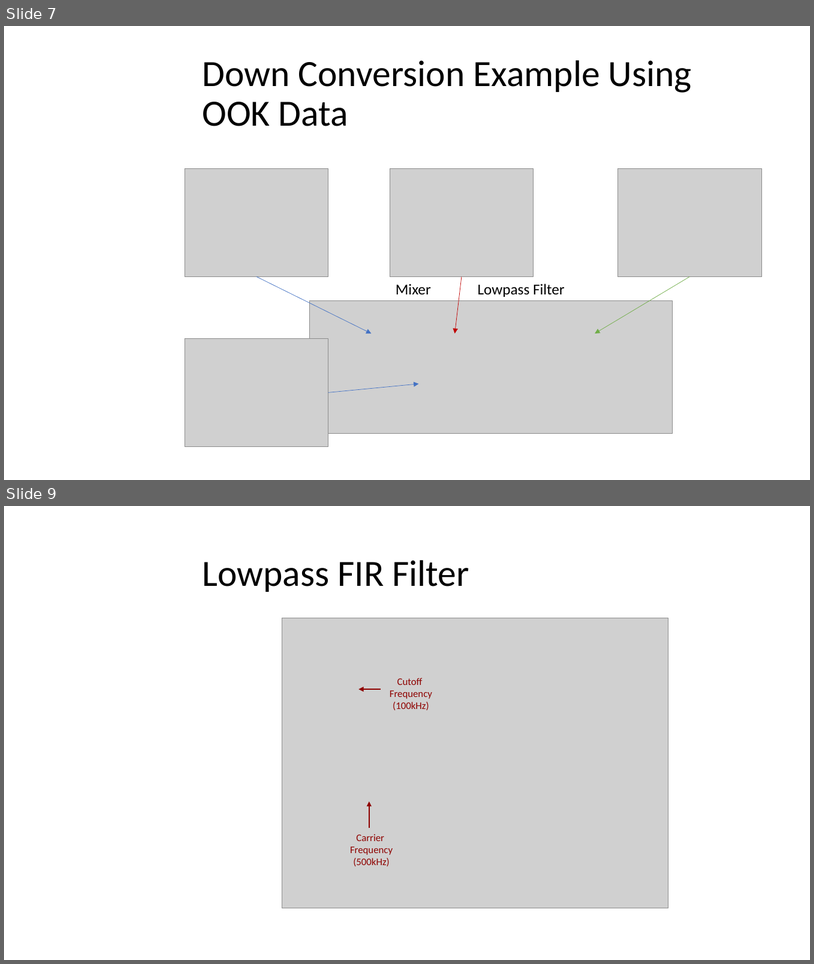
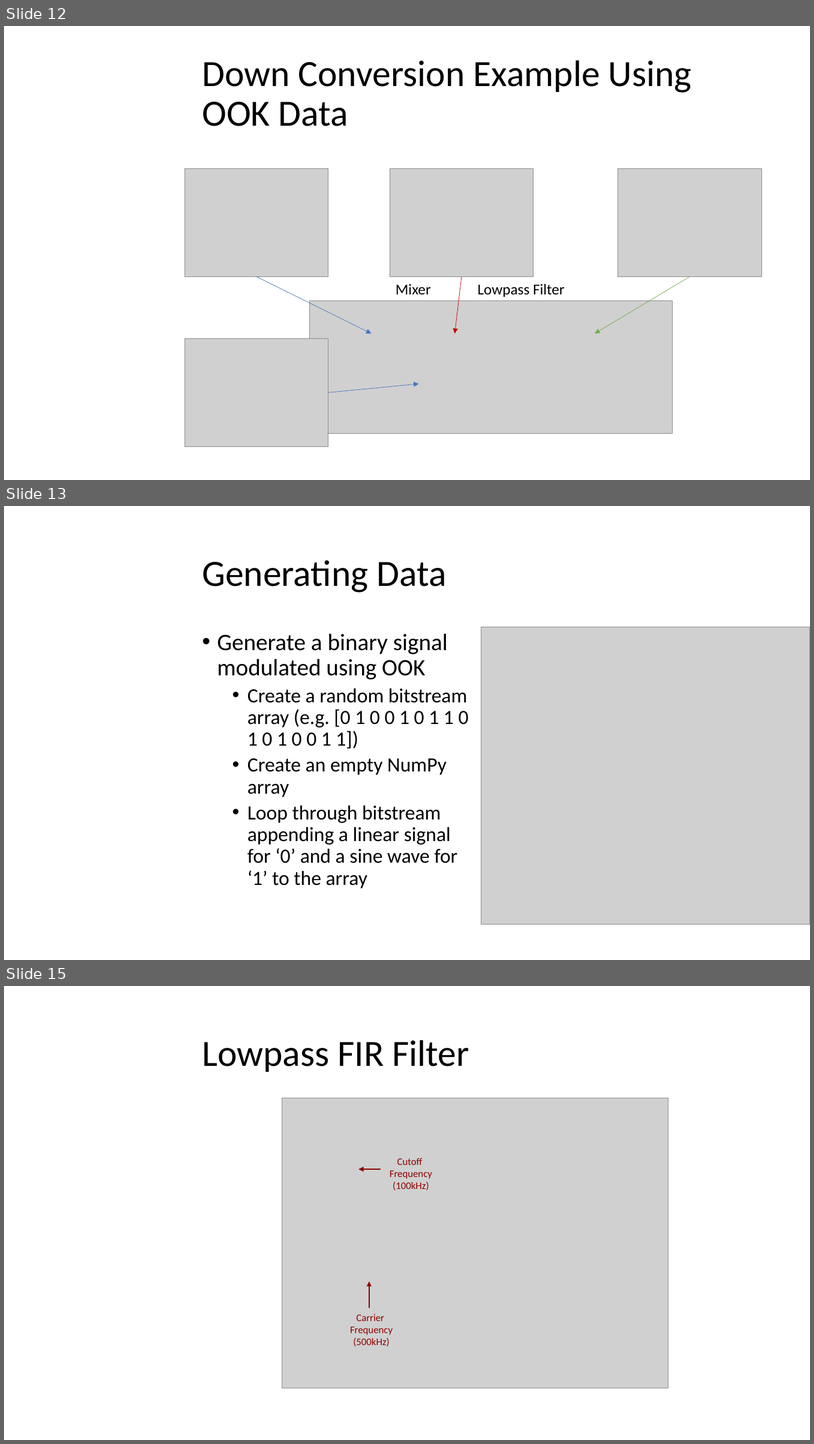
Before and after one commit to mayersjd/HardwareCNN, a slide deck: Presentations/ProjectPresentation_03-10-CB.pptx. Shown one above the other, each under a label of ours: slides 7 and 9 before the commit, slides 12, 13 and 15 after it; the slides between them are not shown. The pictures are 814x964 and 814x1444 pixels, drawn with LibreOffice and Linux fonts; fonts in the diff are those of the drawing; grey boxes stand for pictures; background and template pictures are left out. Boxes give left, top, right and bottom in pixels: in the first picture for what was removed or moved away, otherwise in the second. Text is boxed around its words. In the diff, an @@ line names an element or a change of style, - is before the commit and + after.

```diff
--- a/Presentations/ProjectPresentation_03-10-CB.pptx
+++ b/Presentations/ProjectPresentation_03-10-CB.pptx
@@ slide 13 added at (x1=4, y1=506, x2=810, y2=960), background picture (left out) @@
@@ title added at (x1=202, y1=560, x2=446, y2=592), 44 pt, text #000000 @@
+Generating Data
@@ picture added at (x1=482, y1=627, x2=810, y2=925) @@
@@ text added at (x1=217, y1=633, x2=469, y2=888), 24 pt, text #000000 @@
+• Generate a binary signal modulated using OOK
+  • Create a random bitstream array (e.g. [0 1 0 0 1 0 1 1 0 1 0 1 0 0 1 1])
+  • Create an empty NumPy array
+  • Loop through bitstream appending a linear signal for ‘0’ and a sine wave for ‘1’ to the array
@@ what was slide 7 is now slide 12 @@
@@ what was slide 9 is now slide 15 @@
```
Also in this commit, not shown: 9 slides changed, 6 other slides added.
